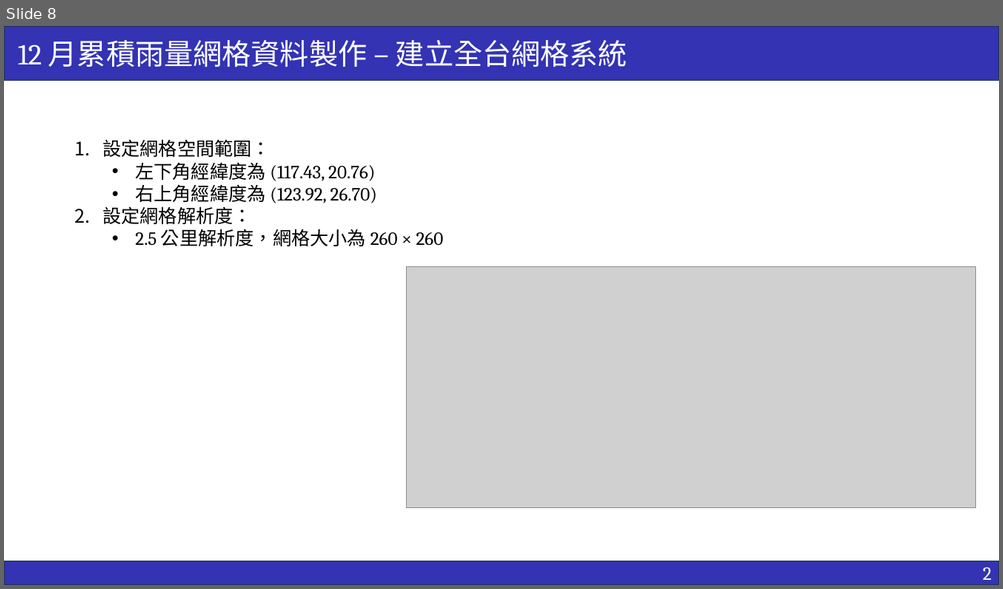
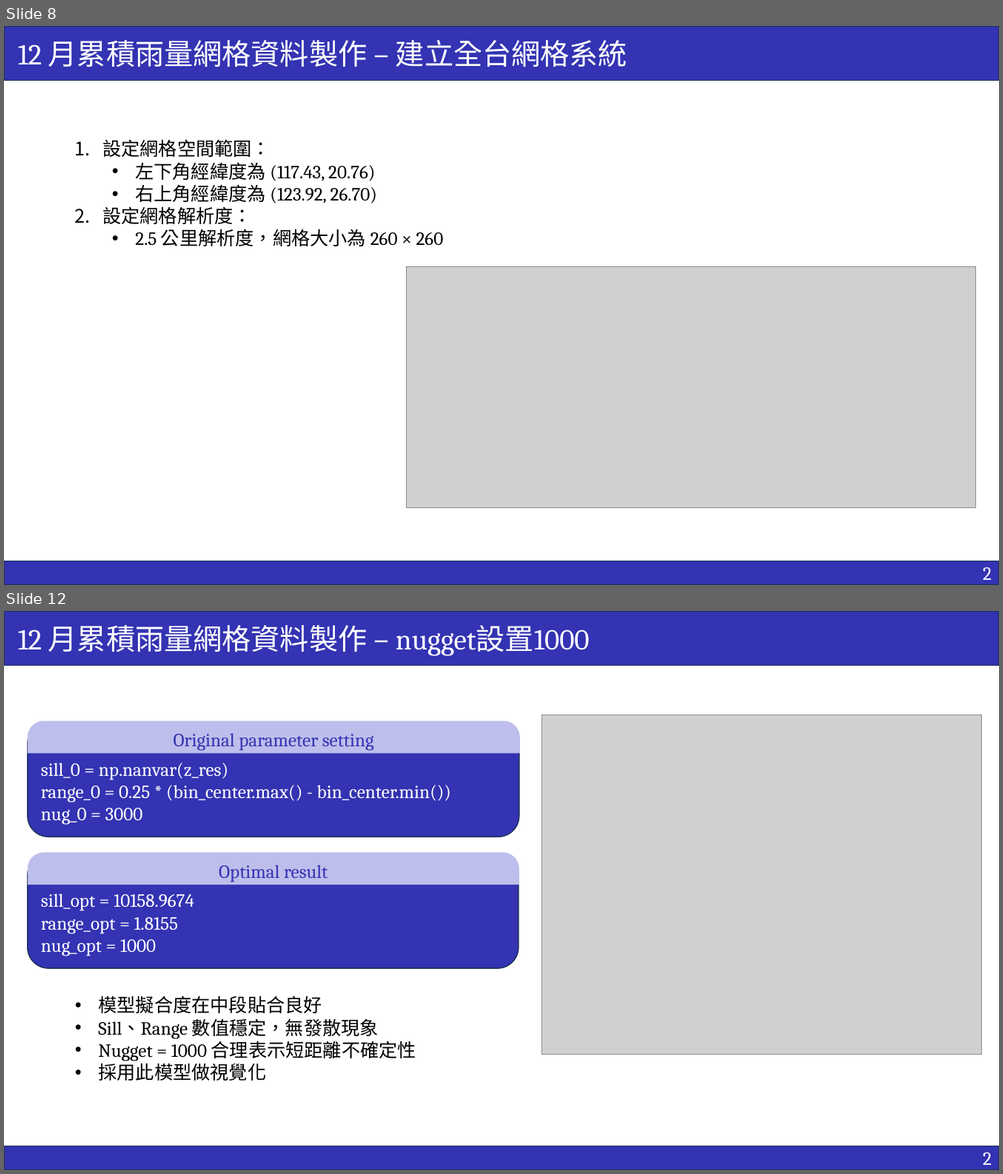
Before and after one commit to ricki0313/rainfall_practice, a slide deck: report/rainfall_report.pptx. Shown one above the other, each under a label of ours: slide 8 before the commit, slides 8 and 12 after it; the slides between them are not shown. The pictures are 1003x589 and 1003x1174 pixels, drawn with LibreOffice and Linux fonts; fonts in the diff are those of the drawing; grey boxes stand for pictures. Boxes give left, top, right and bottom in pixels: in the first picture for what was removed or moved away, otherwise in the second. Text is boxed around its words. In the diff, an @@ line names an element or a change of style, - is before the commit and + after.

```diff
--- a/report/rainfall_report.pptx
+++ b/report/rainfall_report.pptx
@@ slide 12 added at (4,611,999,1170), background #FFFFFF @@
@@ rectangle added at (4,611,999,666), fill #3333B3, outline #1E3256 1 pt, 28 pt, text #FFFFFF @@
+12 月累積雨量網格資料製作 – nugget設置1000
@@ round same rect added at (28,721,521,753), fill #BEBEEC, 18 pt, text #3333B3 @@
+Original parameter setting
@@ picture added at (542,715,982,1055) @@
@@ rounded rectangle added at (28,723,520,837), fill #3333B3, outline #1E3256 1 pt, 18 pt, text #FFFFFF @@
+sill_0 = np.nanvar(z_res)
+range_0 = 0.25 * (bin_center.max() - bin_center.min())
+nug_0 = 3000
@@ rounded rectangle added at (28,854,519,968), fill #3333B3, outline #1E3256 1 pt, 18 pt, text #FFFFFF @@
+sill_opt = 10158.9674
+range_opt = 1.8155
+nug_opt = 1000
@@ round same rect added at (28,853,520,885), fill #BEBEEC, 18 pt, text #3333B3 @@
+Optimal result
@@ text added at (98,996,416,1081), 18 pt, text #000000 @@
+• 模型擬合度在中段貼合良好
+• Sill、Range 數值穩定，無發散現象
+• Nugget = 1000 合理表示短距離不確定性
+• 採用此模型做視覺化
@@ rectangle added at (4,1147,999,1170), fill #3333B3, outline #1E3256 1 pt, 18 pt, text #FFFFFF @@
+2
```
Also in this commit, not shown: 2 slides changed, 4 other slides added, 6 other files.
